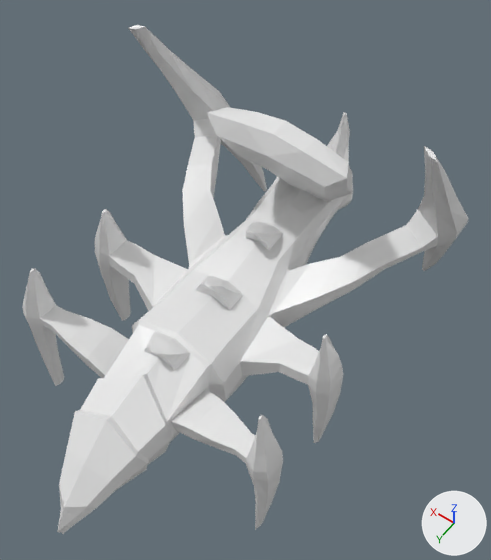
The Blender file Blender/Charger.blend: old version first, new version second.
Both versions are drawn from a 50 mm lens placed at (-5.52, 6.99, 14.63), pointed at (-0.47, -0.08, 3.51). Every picture has the same lights, and +X, +Y and +Z are marked at lower right.

Before the edit, the objects in view are built like this:
```python
me_cube = bpy.data.meshes.new('Cube')
me_cube.from_pydata(...)  # 409 vertices, 361 faces, 2 loose edges; spans x 0.0..3.62, y -5.53..5.6, z -2.03..5.33
me_cube.materials.append(mat_material)  # white #e7e7e7
ob_cube = bpy.data.objects.new('Cube', me_cube)
ob_cube.location = (0.0, 0.0, 2.0)
_m = ob_cube.modifiers.new('Mirror', 'MIRROR')
_m.use_clip = True
```
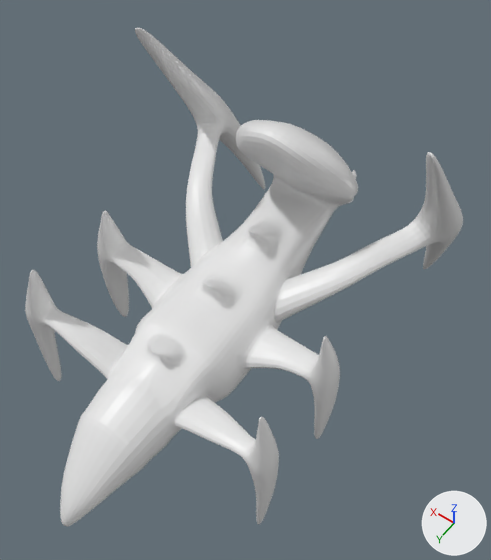
Commit message: Update charger model

Location of each change, (x1, y1, x2, y2) in pixels of the pictures (491 x 560 px; the box of a moved part takes in the faces that stretch with it):
'Cube', reshaped, modifiers changed
    before: (22, 25, 469, 534)
    after: (25, 27, 463, 527)
part 1 of me_cube, built on
    before: (134, 255, 298, 376)
    after: (135, 260, 296, 375)
part 2 of me_cube, moved or reshaped
    before: (207, 107, 353, 231)
    after: (236, 120, 358, 230)

The change in detail:
me_cube is used by ob_cube; location (0.0, 0.0, 2.0).
me_cube had 409 vertices, 361 faces, 2 loose edges and spanned x 0.0..3.62, y -5.53..5.6, z -2.03..5.33.
me_cube now has 426 vertices, 377 faces, 2 loose edges and spans x 0.0..3.62, y -5.53..5.6, z -2.03..5.33.
Part 1, on me_cube:
6 faces are deleted.
6 vertices are added at (0.49, 1.67, 1.11), (0.45, 1.02, 1.06), (1.32, -0.17, 0.06), (1.19, -0.04, 0.77), (1.27, 1.05, 0.57), (1.32, 1.06, 0.06).
12 new faces join them.
Part 2, on me_cube:
19 vertices are removed from x 0.0..1.43, y -4.95..-2.12, z 0.69..3.76.
33 faces are deleted.
36 vertices move from x 0.0..1.65, y -4.88..-1.48, z 0.62..4.08 to x 0.0..1.57, y -4.57..-1.4, z 0.77..4.29.
30 vertices are added at x 0.0..1.49, y -5.11..-2.13, z 0.69..3.64.
43 new faces join them.
Object 'Cube' (ob_cube) gains a SUBSURF modifier named 'Subdivision'.
Modifier setting: levels = 0.
